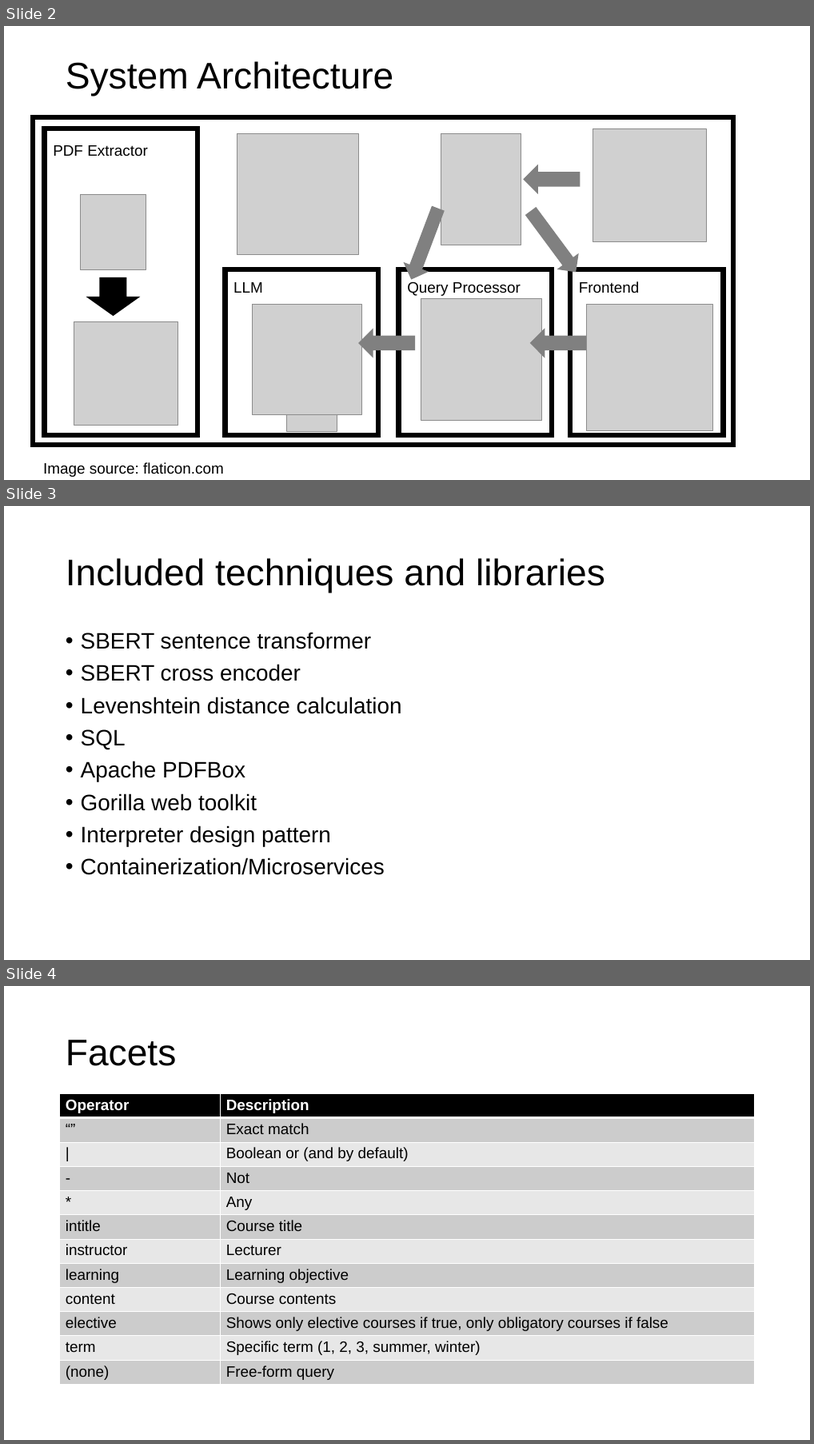
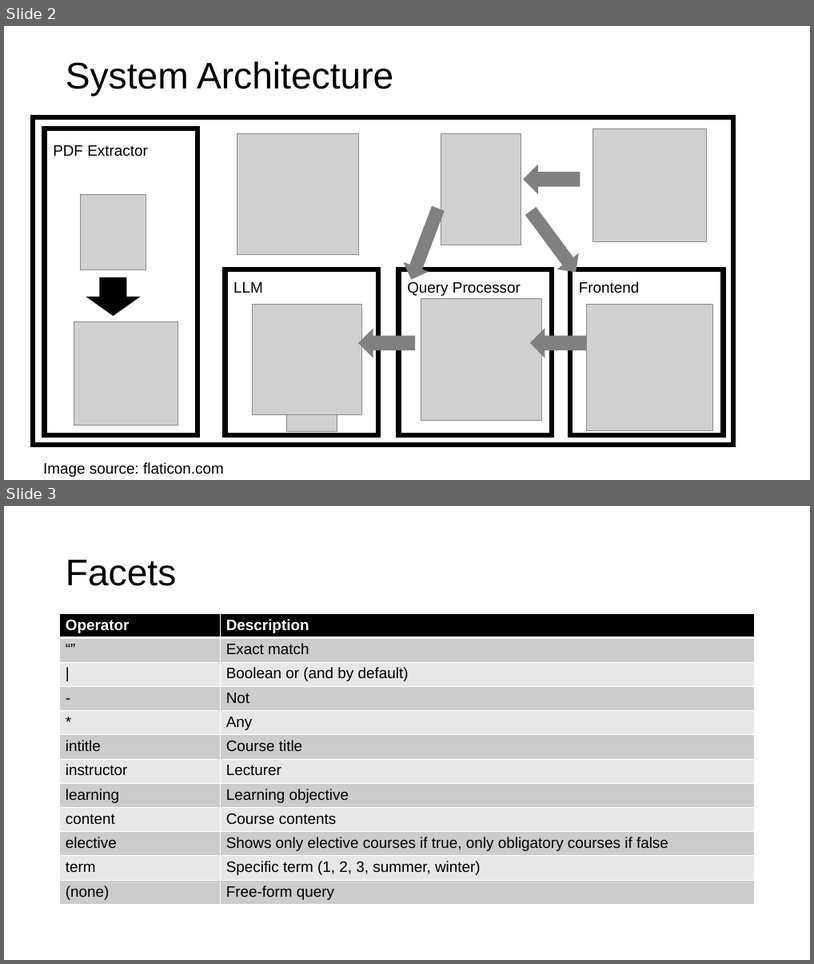
Before and after one commit to ttefke/hmi-project, a slide deck: documentation/HMIFinalPresentation.pptx. Shown one above the other, each under a label of ours: slides 2, 3 and 4 before the commit, slides 2 and 3 after it. The pictures are 814x1444 and 814x964 pixels, drawn with LibreOffice and Linux fonts; fonts in the diff are those of the drawing; grey boxes stand for pictures. Boxes give left, top, right and bottom in pixels: in the first picture for what was removed or moved away, otherwise in the second. Text is boxed around its words. In the diff, an @@ line names an element or a change of style, - is before the commit and + after.

Commit message:
Add final presentation

```diff
--- a/documentation/HMIFinalPresentation.pptx
+++ b/documentation/HMIFinalPresentation.pptx
@@ slide 3 removed at <box>4,506,810,960</box>, background #FFFFFF @@
@@ title removed at <box>66,558,606,593</box> @@
-Included techniques and libraries
@@ text removed at <box>81,632,402,875</box> @@
-• SBERT sentence transformer
-• SBERT cross encoder
-• Levenshtein distance calculation
-• SQL
-• Apache PDFBox
-• Gorilla web toolkit
-• Interpreter design pattern
-• Containerization/Microservices
@@ what was slide 4 is now slide 3 @@
```
Also in this commit, not shown: 1 other file.
